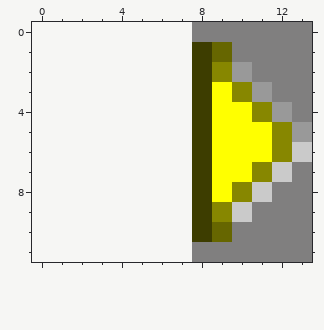
Edited in one commit: pixel-art sprite (src/java/us/temerity/pipeline/laf/MenuIcon.png). Above: the version before the commit.
The file is 6x12 pixels. The old version is drawn lined up with the new one, on the new canvas.
The same view after the edit:
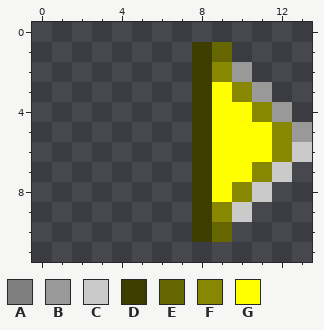
Palette (. is transparent): A #807f7f  B #999999  C #cacaca  D #3d3d00  E #666600  F #878700  G #ffff00
Changes in this commit:
canvas 6x12 -> 14x12, the old top-left corner now at 8,0
Colour A is gone in row 0 at x 8 to 13; in row 1 at x 10 to 13; in row 2 at x 11 to 13; in row 3 at x 12 to 13; in row 4 at x 13; in row 7 at x 13.
Colour A is gone in row 8 at x 12 to 13; in row 9 at x 11 to 13; in row 10 at x 10 to 13; in row 11 at x 8 to 13.
Pixel boxes of the changes (left, top, right, bottom) in both pictures:
erased: (192, 22, 312, 262)
